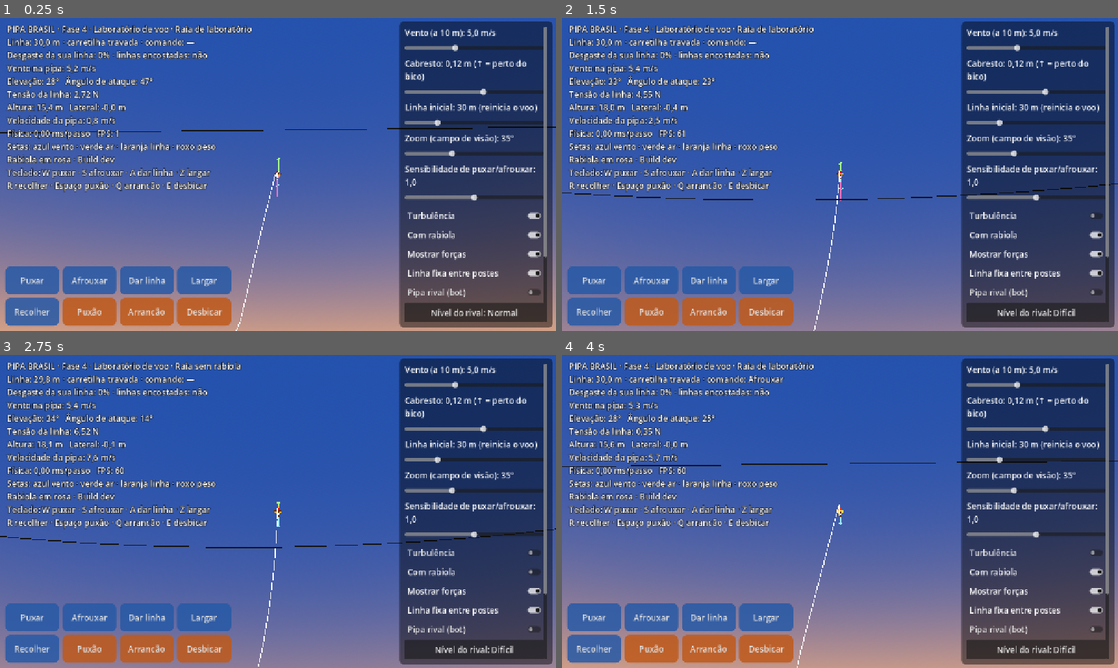
Above: before the commit, frames 1-4 (two rows, left to right).
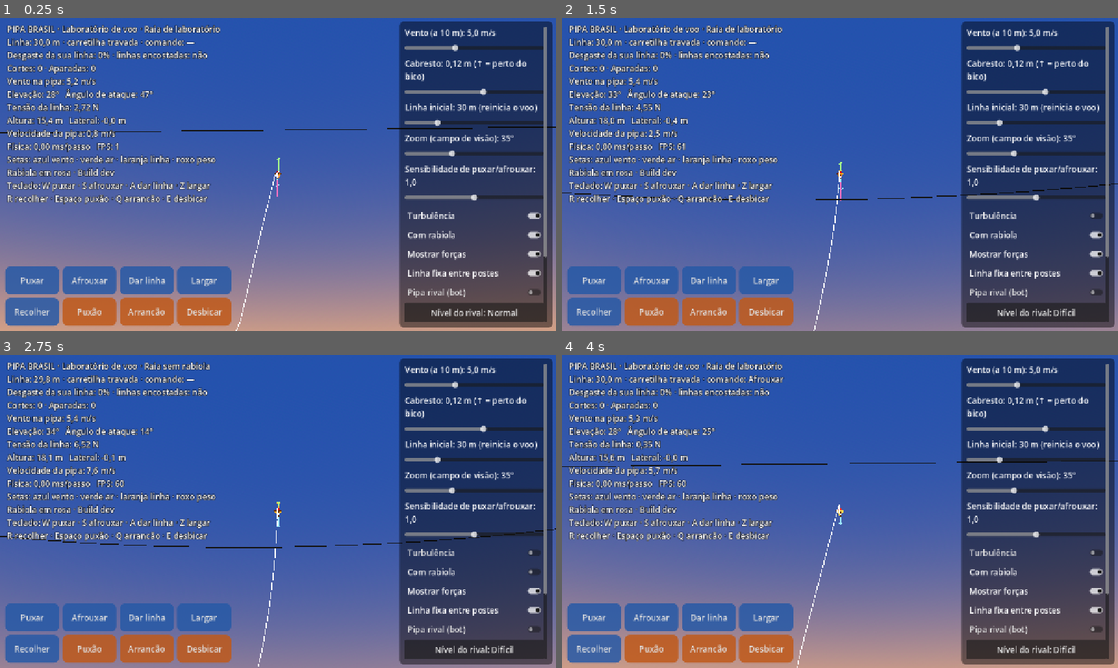
Above: after the commit, the same moments.

Repository: lucaskaeller201-ui/Pipa-Brasil
Game: Godot game, scene res://scenes/main/main.tscn
Two runs of this game, one before a commit and one after it. Both use one fixed random seed, a clock stepped at 60 frames per second and the inputs below.
Inputs:
- Up to frame 1 (0.25 s): no input
- Up to frame 2 (1.5 s): click "Nível do rival: Normal" at 0.5 s; click "Turbulência" at 1.25 s
- Up to frame 3 (2.75 s): click "Com rabiola" at 2 s
- Up to frame 4 (4 s): tap Enter at 2.75 s; hold W 2.78-3.53 s; tap Z at 2.85 s; tap Space at 3.02, 3.77 s; hold S from 3.53 s (still down); tap R at 3.6 s

The runs differ from the first frame. In frame 1, 6.2% of the frame differs, in the area x 1-46%, y 2-60%; in frame 2, 6.3%; in frame 3, 6.3%; in frame 4, 6.3%.

Commit message:
Manda busca no laboratório (avisos e placar); docs com o Manda Busca como referência
Co-Authored-By: Claude Opus 5.5 <noreply@anthropic.com>
Claude-Session: https://claude.ai/code/session_01VcBVPpGPHbKMkWY2F5CwiY

Diff:
--- a/game/lab/lab_voo.gd
+++ b/game/lab/lab_voo.gd
@@ -43,6 +43,7 @@
 var _botao_nivel: Button
 var _mensagem := ""
 var _mensagem_ate := 0.0
+var _cortes := 0
 
 var _vento := VENTO_PADRAO
 var _comprimento_linha := 30.0
@@ -196,10 +197,22 @@
 
 func _process(_delta: float) -> void:
 	for e in world.combat.take_events():
-		if e["type"] == "ruptura":
-			_mensagem = "A SUA LINHA ROMPEU! Pipa avoada." if e["flyer"] == 0 else "A linha do rival rompeu!"
-		else:
-			_mensagem = "A linha fixa rompeu."
+		match e["type"]:
+			"ruptura":
+				_mensagem = "A SUA LINHA ROMPEU! Pipa avoada." if e["flyer"] == 0 else "CORTOU! A pipa do rival está avoada. Manda busca!"
+				if e["flyer"] != 0:
+					_cortes += 1
+			"enroscou":
+				if e["catcher"] == 0:
+					_mensagem = "ENROSCOU NA SUA %s! Recolhe para trazer." % ("RABIOLA" if e["by_tail"] else "LINHA")
+				else:
+					_mensagem = "O rival enroscou a sua pipa..."
+			"aparada":
+				_mensagem = "MANDA BUSCA! Você aparou a pipa." if e["catcher"] == 0 else "O rival aparou a sua pipa."
+			"perdida":
+				_mensagem = "A pipa caiu no chão: ninguém aparou."
+			_:
+				_mensagem = "A linha fixa rompeu."
 		_mensagem_ate = Time.get_ticks_msec() / 1000.0 + 5.0
 	_atualizar_visual()
 	_atualizar_camera()
@@ -273,9 +286,10 @@
 	var meu: Flyer = world.flyers[0]
 	var desgaste := meu.line.max_wear() / meu.line.strength * 100.0 if not meu.cut else 100.0
 	var linhas := PackedStringArray([
-		"PIPA BRASIL · Fase 4 · Laboratório de voo · %s" % definicao.model_name,
+		"PIPA BRASIL · Laboratório de voo · %s" % definicao.model_name,
 		"Linha: %s m · carretilha %s · comando: %s" % [_num(world.line_length(), 1), carretilha, _ultimo_comando],
 		"Desgaste da sua linha: %d%% · linhas encostadas: %s" % [roundi(desgaste), "sim" if world.combat.contacts_last_step > 0 else "não"],
+		"Cortes: %d · Aparadas: %d%s" % [_cortes, meu.catches, " · PIPA ENROSCADA NA SUA LINHA" if meu.holding > 0 else ""],
 		"Vento na pipa: %s m/s" % _num(k.last_wind.length(), 1),
 		"Elevação: %d°   Ângulo de ataque: %d°" % [roundi(world.elevation_deg()), roundi(k.last_aoa_deg)],
 		"Tensão da linha: %s N" % _num(world.tension, 2),
--- a/project.godot
+++ b/project.godot
@@ -7,7 +7,7 @@
 
 config/name="PIPA BRASIL"
 config/description="Simulador brasileiro de pipas em 3D"
-config/version="0.4.0"
+config/version="0.4.1"
 run/main_scene="res://scenes/main/main.tscn"
 config/features=PackedStringArray("4.7", "Mobile")
 config/icon="res://icon.svg"
Not shown, changed: export_presets.cfg
Not shown, changed: docs/changelog.md
Not shown, changed: docs/decisoes.md
Not shown, changed: docs/progresso.md
